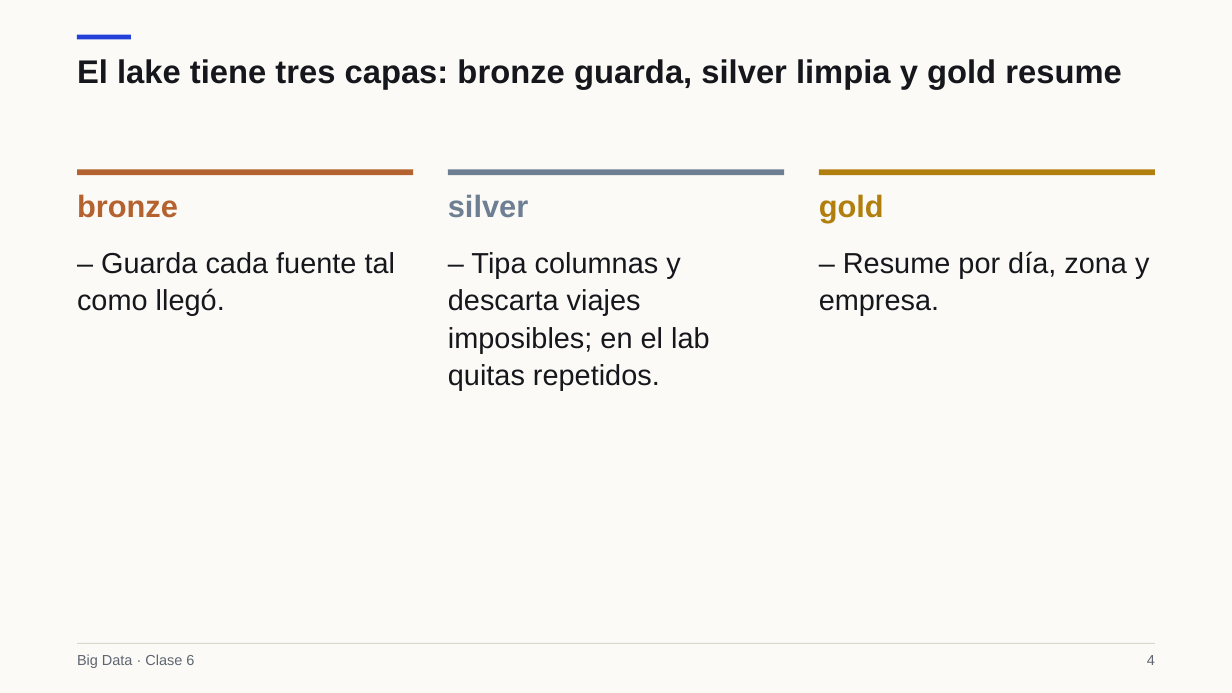
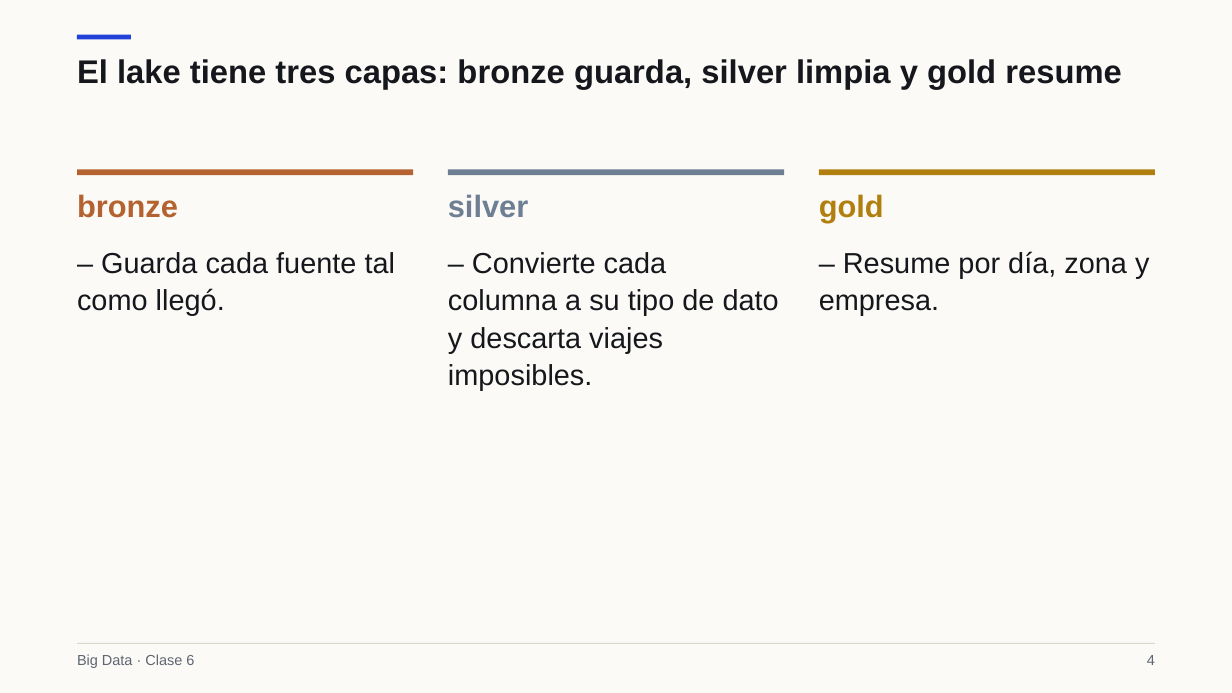
Before and after one commit to Apaezc/bigdata-udem-2026, a slide deck: slide 4 of curso/clase06/deck/slides.pptx. Drawn at 1232x693 pixels with LibreOffice and Linux fonts; fonts in the diff are those of the drawing. Boxes give left, top, right and bottom in pixels: in the first picture for what was removed or moved away, otherwise in the second. Text is boxed around its words. In the diff, an @@ line names an element or a change of style, - is before the commit and + after.

```diff
--- a/curso/clase06/deck/slides.pptx
+++ b/curso/clase06/deck/slides.pptx
@@ text at (448, 252, 779, 391): text changed @@
-– Tipa columnas y descarta viajes imposibles; en el lab quitas repetidos.
+– Convierte cada columna a su tipo de dato y descarta viajes imposibles.
```
Also in this commit, not shown: 7 other files.
